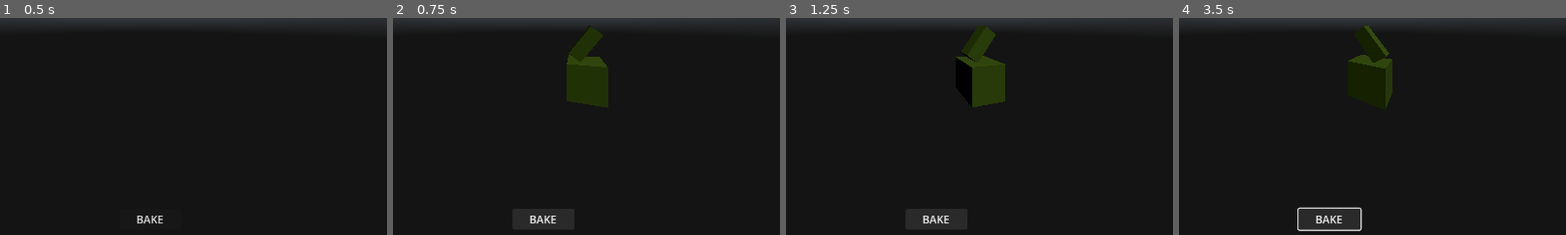
Above: before the commit, frames 1-4 (left to right).
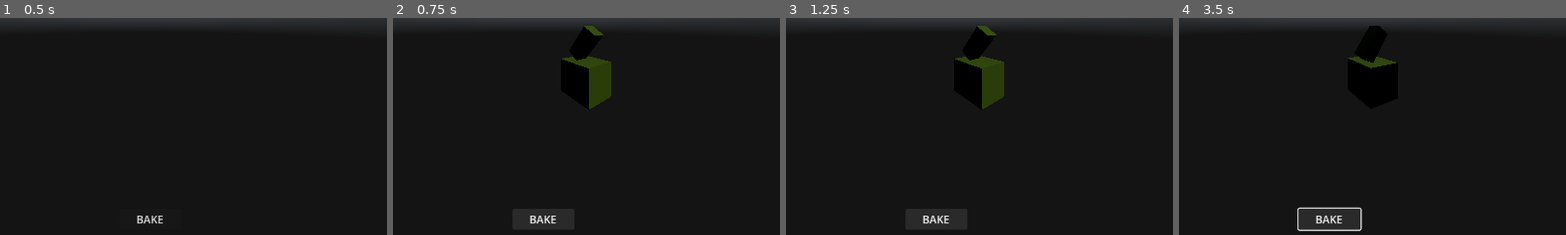
Above: after the commit, the same moments.

Repository: bigCodeArthur/Builder_rogue_like
Game: Godot game, scene res://BuilderTest.tscn
Same seed, same stepped clock (60 frames per second), same inputs: the game is played once before the commit and once after it. A sky picture missing from this copy of the repository is replaced by a grey-blue gradient.
Inputs:
- Up to frame 1 (0.5 s): no input
- Up to frame 2 (0.75 s): click "BAKE" at 0.5 s
- Up to frame 3 (1.25 s): no input
- Up to frame 4 (3.5 s): tap Enter (ui_accept) at 1.25, 1.52, 2.27 s; hold Right (ui_right) 1.28-2.03 s; hold Down (ui_down) 2.03-2.78 s; hold Right (ui_right) from 2.78 s (still down)
The pictures show only the part of the screen within x 31-81%, y 48-98%; the shares and areas given below are measured in that part.

Frame 1 is identical in both runs. In frame 2, 2.0% of the frame differs, in the area x 43-57%, y 3-42%; in frame 3, 1.3%; in frame 4, 2.8%.

Commit message:
added controlls for camera movement

Diff:
--- a/BuilderTest.tscn
+++ b/BuilderTest.tscn
@@ -30,13 +30,15 @@
 [node name="Environment" type="WorldEnvironment" parent="." unique_id=1556506300]
 environment = SubResource("Environment_1edov")
 
-[node name="Camera3D" type="Camera3D" parent="Environment" unique_id=1353930547]
+[node name="DirectionalLight3D" type="DirectionalLight3D" parent="Environment" unique_id=1930909081]
+transform = Transform3D(1, 0, 0, 0, 0.5863865, 0.8100315, 0, -0.8100315, 0.5863865, 0, 0, 12.670316)
+
+[node name="Pivot" type="Node3D" parent="Environment" unique_id=1101434984]
+
+[node name="Camera3D" type="Camera3D" parent="Environment/Pivot" unique_id=1353930547]
 transform = Transform3D(0.8481683, 0, -0.5297268, 0, 1, 0, 0.5297268, 0, 0.8481683, -5.8566504, 3.043, 4.616)
 fov = 123.5
 script = ExtResource("2_t1fpa")
-
-[node name="DirectionalLight3D" type="DirectionalLight3D" parent="Environment" unique_id=1930909081]
-transform = Transform3D(1, 0, 0, 0, 0.5863865, 0.8100315, 0, -0.8100315, 0.5863865, 0, 0, 12.670316)
 
 [node name="Target" type="Node3D" parent="." unique_id=1691935409]
 script = ExtResource("6_e6v0q")
--- a/camera_3d.gd
+++ b/camera_3d.gd
@@ -1,6 +1,15 @@
 extends Camera3D
 var up_pos = position
 var down_pos = up_pos + Vector3.DOWN * 20
+
+@onready var pivot: Node3D = $".."
+
+
+func _physics_process(delta: float) -> void:
+	if Input.is_action_pressed("ui_left"):
+		pivot.rotate(Vector3.UP, delta)
+	if Input.is_action_pressed("ui_right"):
+		pivot.rotate(Vector3.UP, -delta)
 
 
 func _process(_delta: float) -> void:
--- a/classes/Baker.gd
+++ b/classes/Baker.gd
@@ -9,11 +9,6 @@
 @export var target : Target
 
 @onready var target_mesh: MeshInstance3D = $"../Target/Skeleton3D/Target_mesh"
-
-
-func _physics_process(delta: float) -> void:
-	creator.rotate(Vector3.UP, delta)
-	target.rotate(Vector3.UP, delta)
 
 
 func bake() -> void:
